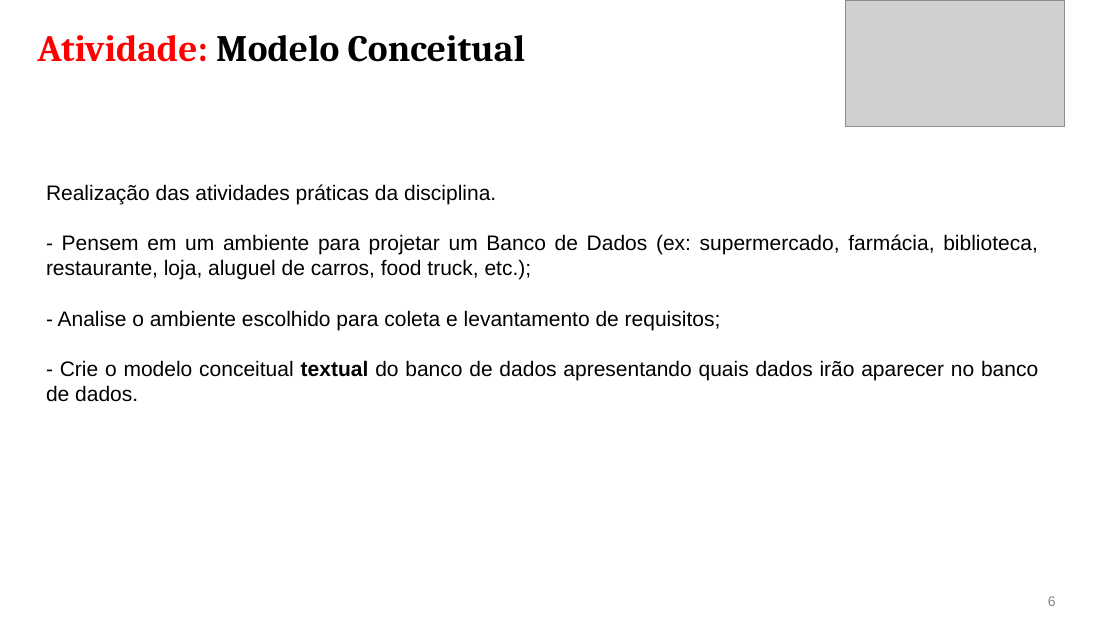
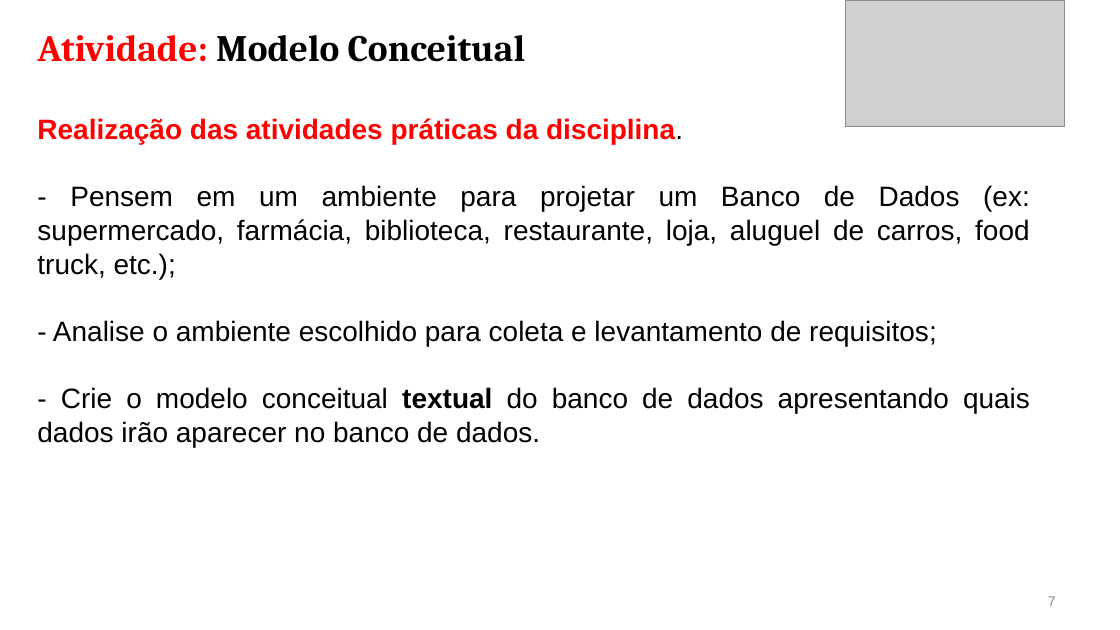
Before and after one commit to CloudEducationBrazil/WydenBancoDados, a slide deck: slide 7 of 01 Classes/Aula03- BD Dinâmica Modelo de Domínio.pptx (slide 6 before the commit). Drawn at 1120x630 pixels with LibreOffice and Linux fonts; fonts in the diff are those of the drawing; grey boxes stand for pictures. Boxes give left, top, right and bottom in pixels: in the first picture for what was removed or moved away, otherwise in the second. Text is boxed around its words. In the diff, an @@ line names an element or a change of style, - is before the commit and + after.

```diff
--- a/01 Classes/Aula03- BD Dinâmica Modelo de Domínio.pptx
+++ b/01 Classes/Aula03- BD Dinâmica Modelo de Domínio.pptx
@@ text "Realização das atividades práticas da ...": place and size @@
-text "Realização das atividades práticas da ..." at [46,184,1038,402]
+text "Realização das atividades práticas da ..." at [37,118,1030,447]
@@ text "Realização das atividades práticas da ..." at [37,118,1030,447]: size 18 to 24 pt; text colour #000000 to #FF0000, bold on in "Realização das atividades práticas da disciplina." @@
@@ page number at [1048,596,1056,606]: text changed @@
-6
+7
```
Also in this commit, not shown: 5 other slides changed, 1 slide added, 1 other file.
